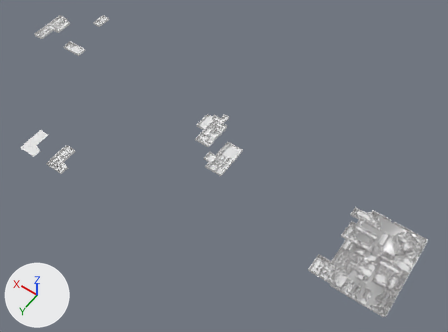
The Blender file Assets/Models/Hostial Mercedes 3d - v2.blend as it was, and as the next commit left it.
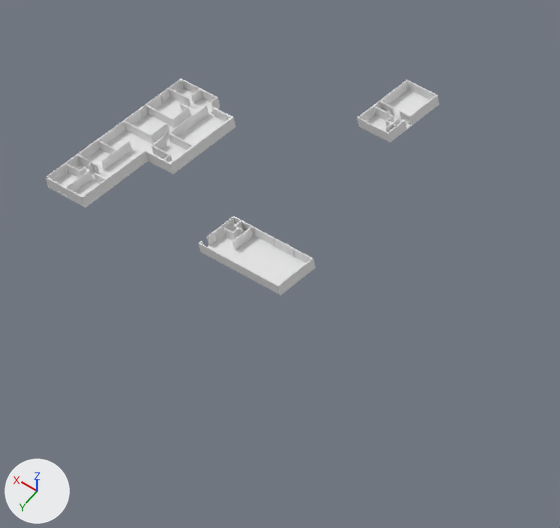
The first picture shows the older version from a 50 mm lens placed at (-173.0, 594.0, 775.0), pointed at (189.0, 87.0, -21.0). The close-ups show both versions on the part from 6% to 29% of the width and 0% to 30% of the height of that picture; other places that the commit changed are outside them. Arrows for +X, +Y and +Z are at lower left; the lights stay in place.

The first close-up shows '2do Piso - Edificio 2', '2do Piso - Edificio 2 - PISO', '2do Piso - Edificio 3', '2do Piso - Edificio 3 - PISO', '2do Piso - Edificio 4', '2do Piso - Edificio 4 - PISO'.
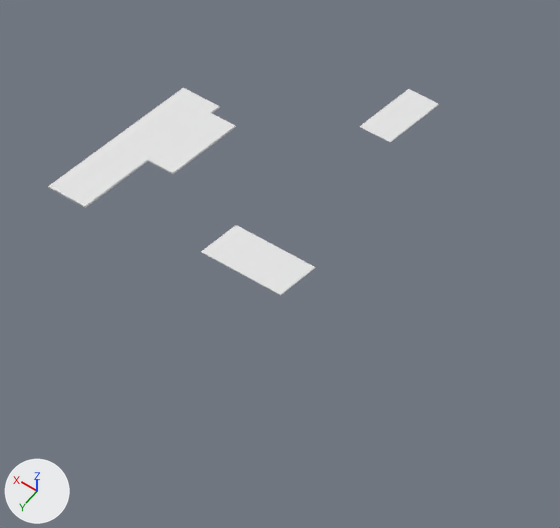
Changed parts and their boxes [x1, y1, x2, y2] in the close-ups (560 x 528 px):
```json
{"object": "2do Piso - Edificio 2", "change": "hidden", "before": [45, 79, 236, 206]}
{"object": "2do Piso - Edificio 3", "change": "hidden", "before": [198, 216, 315, 295]}
{"object": "2do Piso - Edificio 4", "change": "hidden", "before": [357, 80, 439, 142]}
```

The change, as JSON lines over the scene's bpy script:
```json
{"op": "add", "block": "ob_2do_piso___edificio_2", "code": "ob_2do_piso___edificio_2.hide_set(True)  # its collection is switched off"}
{"op": "add", "block": "ob_2do_piso___edificio_3", "code": "ob_2do_piso___edificio_3.hide_set(True)  # its collection is switched off"}
{"op": "add", "block": "ob_2do_piso___edificio_4", "code": "ob_2do_piso___edificio_4.hide_set(True)  # its collection is switched off"}
```
